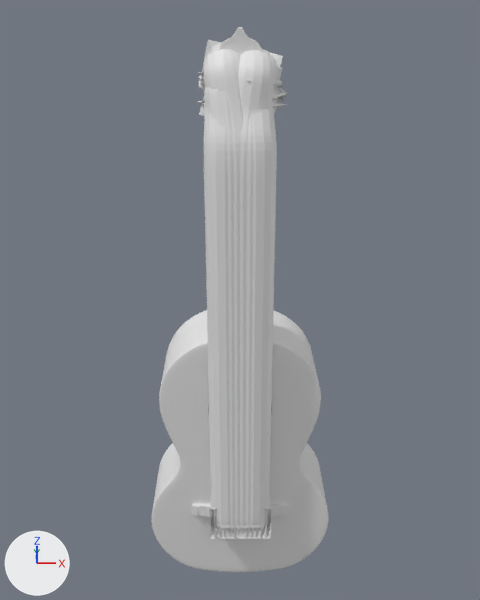
The Blender file Guitar/Guitar.blend, before and after one commit.
Both versions are drawn from a 50 mm camera at (-0.07, -7.26, 7.73) aimed at (0.0, 0.54, 4.2). Every picture has the same lights, and +X, +Y and +Z are marked at lower left.

Objects in the first picture: 'A_String', 'B_String', 'D_String', 'E_String', 'G_String', 'Guitar', 'e_String'.
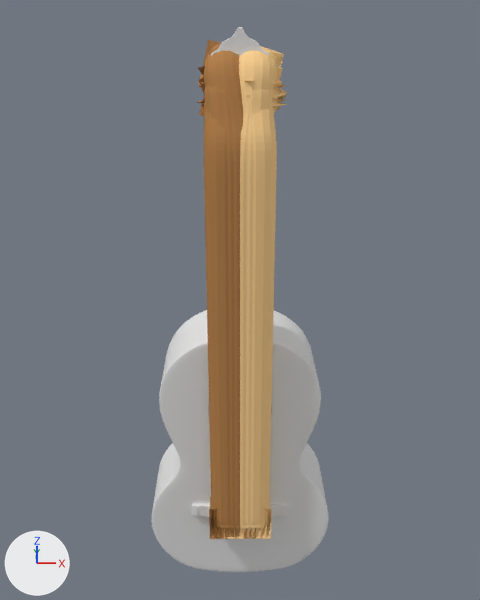
Pixel boxes (x1, y1, x2, y2) of what changed, in the pictures (480 x 600 px):
'e_String', recoloured
    both: (234, 80, 287, 539)
'E_String', recoloured
    both: (197, 95, 247, 539)
'G_String', recoloured
    both: (224, 46, 284, 539)
'D_String', recoloured
    both: (198, 40, 256, 539)
'A_String', recoloured
    both: (199, 78, 251, 539)
'B_String', recoloured
    both: (230, 67, 287, 539)

Patch to the scene script:
```diff
--- a/Guitar/Guitar.blend.py
+++ b/Guitar/Guitar.blend.py
@@ mat_copper_string @@
+mat_copper_string = diffuse_material('Copper_string')
+mat_copper_string.base_color = (0.48, 0.231, 0.0818)  # orange #b88451
@@ mat_nylon_string @@
+mat_nylon_string = diffuse_material('Nylon_string')
+mat_nylon_string.base_color = (1.0, 0.659, 0.296)  # beige #ffd494
@@ me_plane_015 @@
 me_plane_015.from_pydata(...)  # 70 vertices, 0 faces, 70 loose edges; spans x -0.07..0.07, y 0.03..0.42, z -0.28..5.6
+me_plane_015.materials.append(mat_nylon_string)  # beige #ffd494
@@ me_plane_014 @@
 me_plane_014.from_pydata(...)  # 70 vertices, 0 faces, 70 loose edges; spans x -0.07..-0.01, y 0.03..0.42, z -0.28..5.45
+me_plane_014.materials.append(mat_nylon_string)  # beige #ffd494
@@ me_plane_013 @@
 me_plane_013.from_pydata(...)  # 70 vertices, 0 faces, 70 loose edges; spans x -0.19..-0.05, y 0.03..0.42, z -0.28..5.61
+me_plane_013.materials.append(mat_copper_string)  # orange #b88451
@@ me_plane_012 @@
 me_plane_012.from_pydata(...)  # 70 vertices, 0 faces, 70 loose edges; spans x -0.12..-0.05, y 0.03..0.42, z -0.28..5.46
+me_plane_012.materials.append(mat_copper_string)  # orange #b88451
@@ me_plane_011 @@
 me_plane_011.from_pydata(...)  # 70 vertices, 0 faces, 70 loose edges; spans x -0.1..-0.05, y 0.03..0.42, z -0.28..5.31
+me_plane_011.materials.append(mat_nylon_string)  # beige #ffd494
@@ me_plane_010 @@
 me_plane_010.from_pydata(...)  # 70 vertices, 0 faces, 70 loose edges; spans x -0.07..-0.02, y 0.03..0.42, z -0.28..5.31
+me_plane_010.materials.append(mat_copper_string)  # orange #b88451
```
